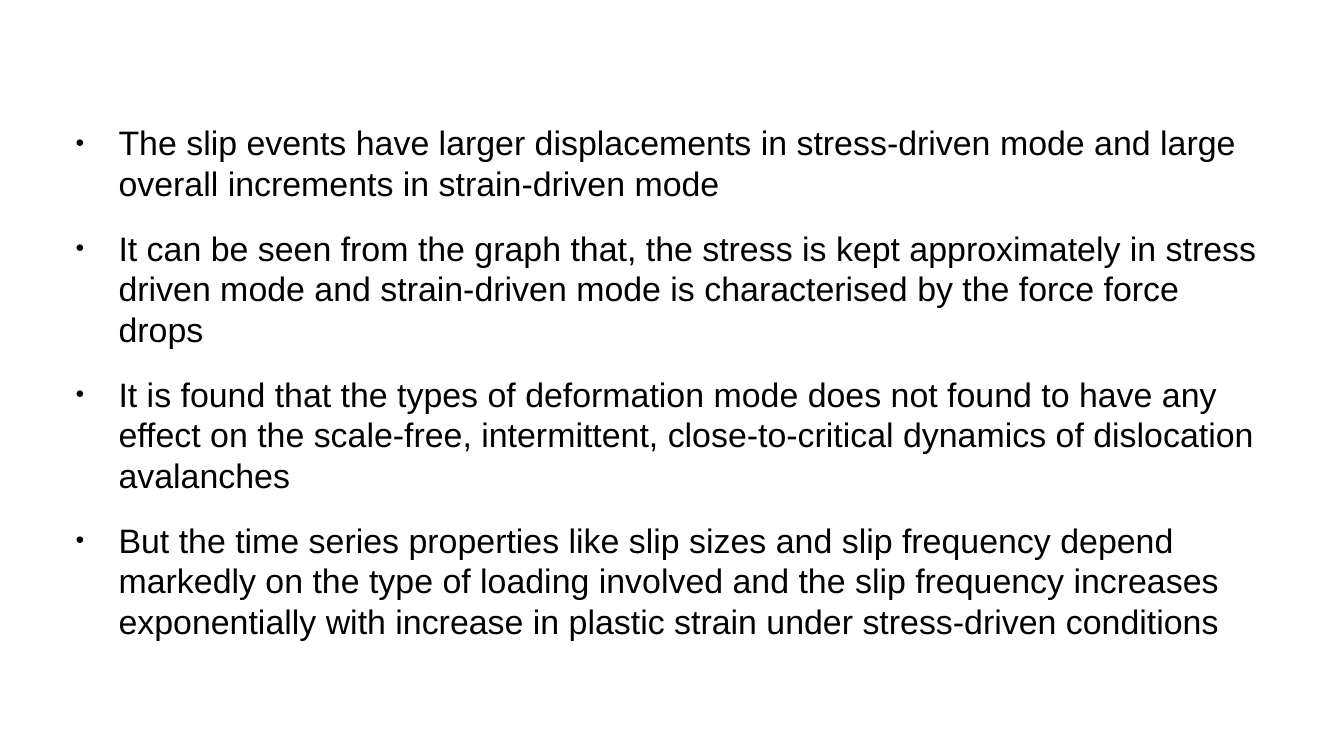
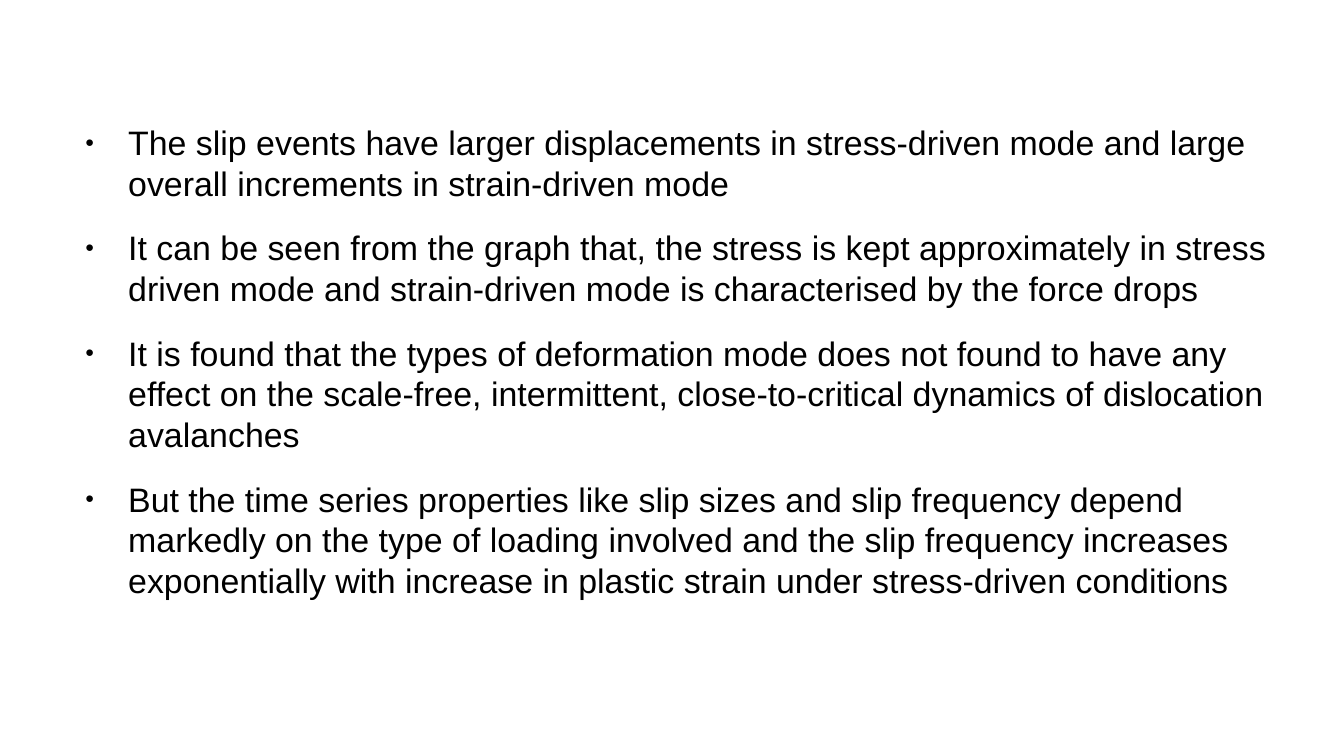
Before and after one commit to ARUN-PRAKASH-95/Journal-club, a slide deck: slide 15 of Presentation/Journalclub.odp (slide 14 before the commit). Drawn at 1344x756 pixels with LibreOffice and Linux fonts; fonts in the diff are those of the drawing. Boxes give left, top, right and bottom in pixels: in the first picture for what was removed or moved away, otherwise in the second. Text is boxed around its words. In the diff, an @@ line names an element or a change of style, - is before the commit and + after.

```diff
--- a/Presentation/Journalclub.odp
+++ b/Presentation/Journalclub.odp
@@ text "The slip events have larger ...": place and size @@
-text "The slip events have larger ..." at (119,130,1256,641)
+text "The slip events have larger ..." at (128,130,1265,600)
@@ text at (128,235,1265,308): text changed @@
-● It can be seen from the graph that, the stress is kept approximately in stress driven mode and strain-driven mode is characterised by the force force drops
+● It can be seen from the graph that, the stress is kept approximately in stress driven mode and strain-driven mode is characterised by the force drops
```
Also in this commit, not shown: 15 other slides changed, 1 slide added, 1 other file.
